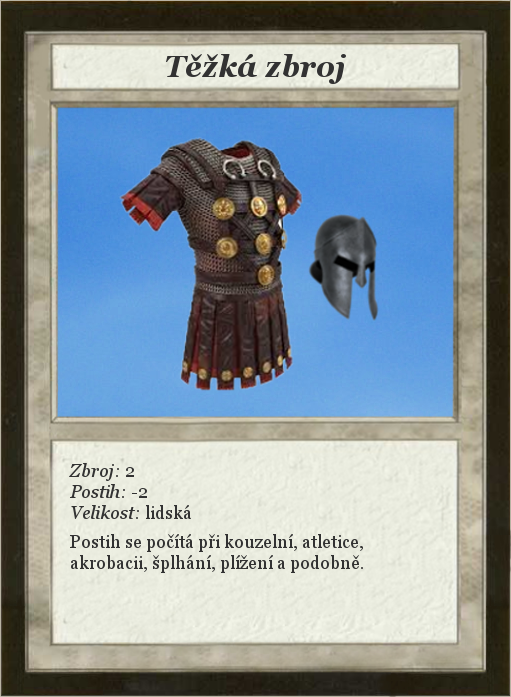
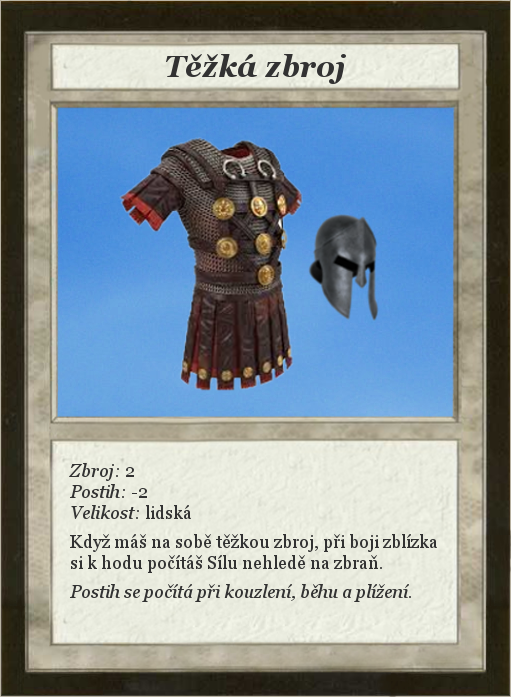
Before/after of a w=511, h=697 layered artwork. What changed in the layer stack:
painted on "Zbroj: 2 ..." over [70, 534, 437, 602]
